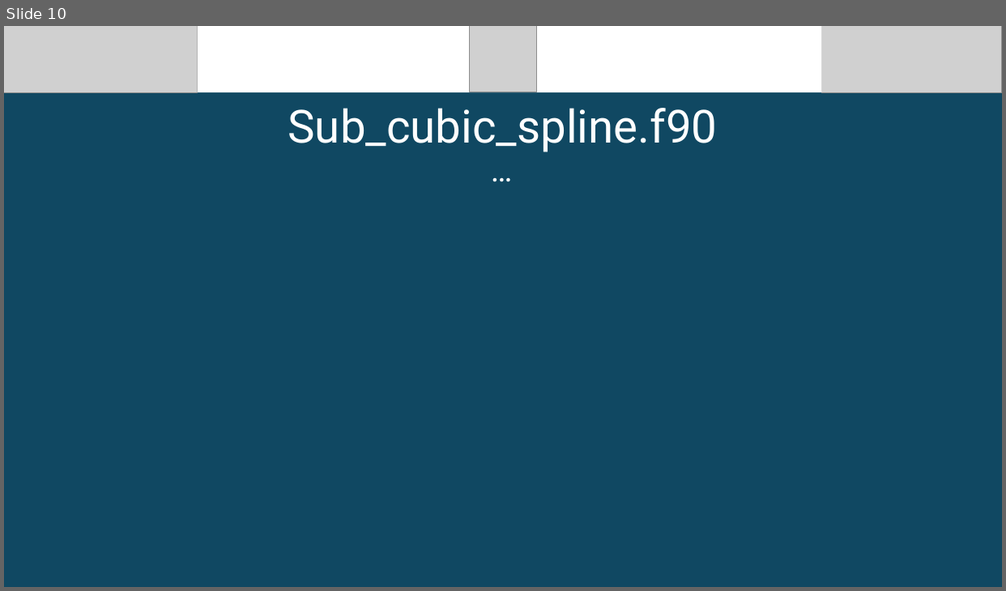
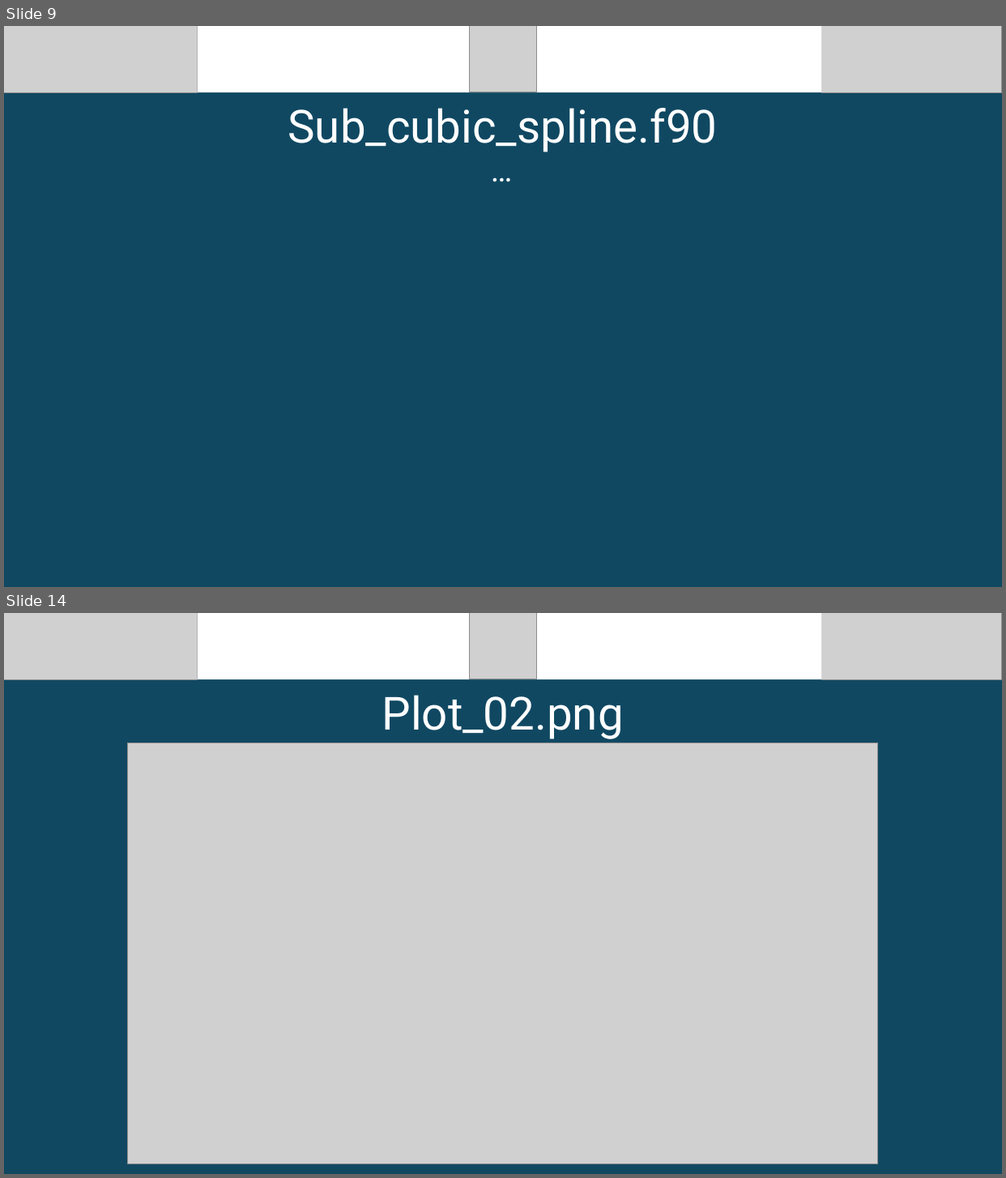
Before and after one commit to bornesko/Numerical_Methods, a slide deck: Defence.pptx. Shown one above the other, each under a label of ours: slide 10 before the commit, slides 9 and 14 after it; the slides between them are not shown. The pictures are 1006x591 and 1006x1178 pixels, drawn with LibreOffice and Linux fonts; fonts in the diff are those of the drawing; grey boxes stand for pictures. Boxes give left, top, right and bottom in pixels: in the first picture for what was removed or moved away, otherwise in the second. Text is boxed around its words. In the diff, an @@ line names an element or a change of style, - is before the commit and + after.

```diff
--- a/Defence.pptx
+++ b/Defence.pptx
@@ slide 14 added at box(4, 613, 1002, 1174), background #104862 @@
@@ picture added at box(4, 613, 197, 679) @@
@@ rectangle added at box(197, 613, 821, 679), fill #FFFFFF @@
@@ picture added at box(470, 613, 536, 679) @@
@@ picture added at box(822, 613, 1002, 679) @@
@@ text added at box(382, 695, 624, 739), 44 pt, text #FFFFFF @@
+Plot_02.png
@@ picture added at box(128, 743, 879, 1165) @@
@@ what was slide 10 is now slide 9 @@
```
Also in this commit, not shown: 5 slides changed, 2 other slides added, 1 slide removed, 14 other files.
